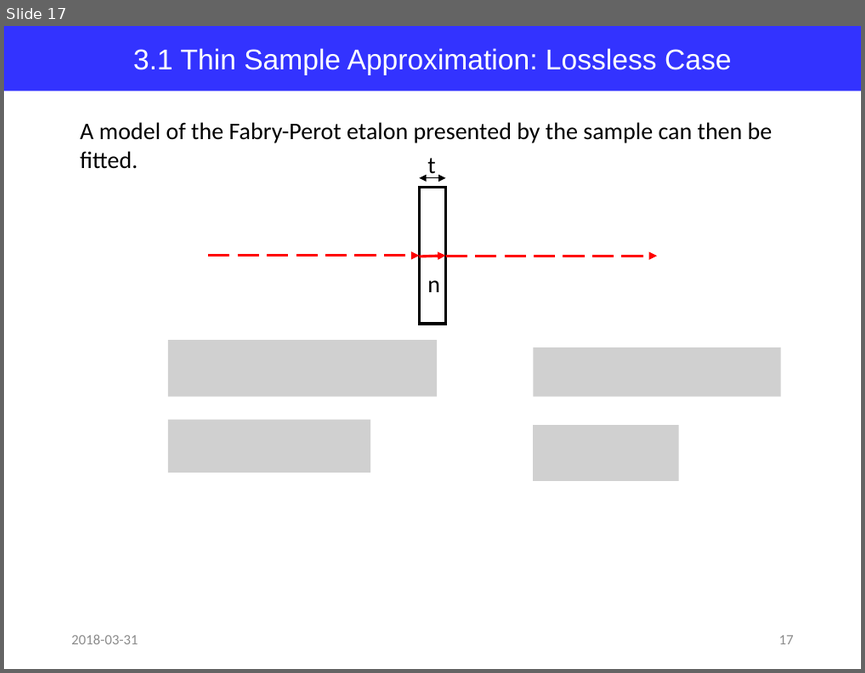
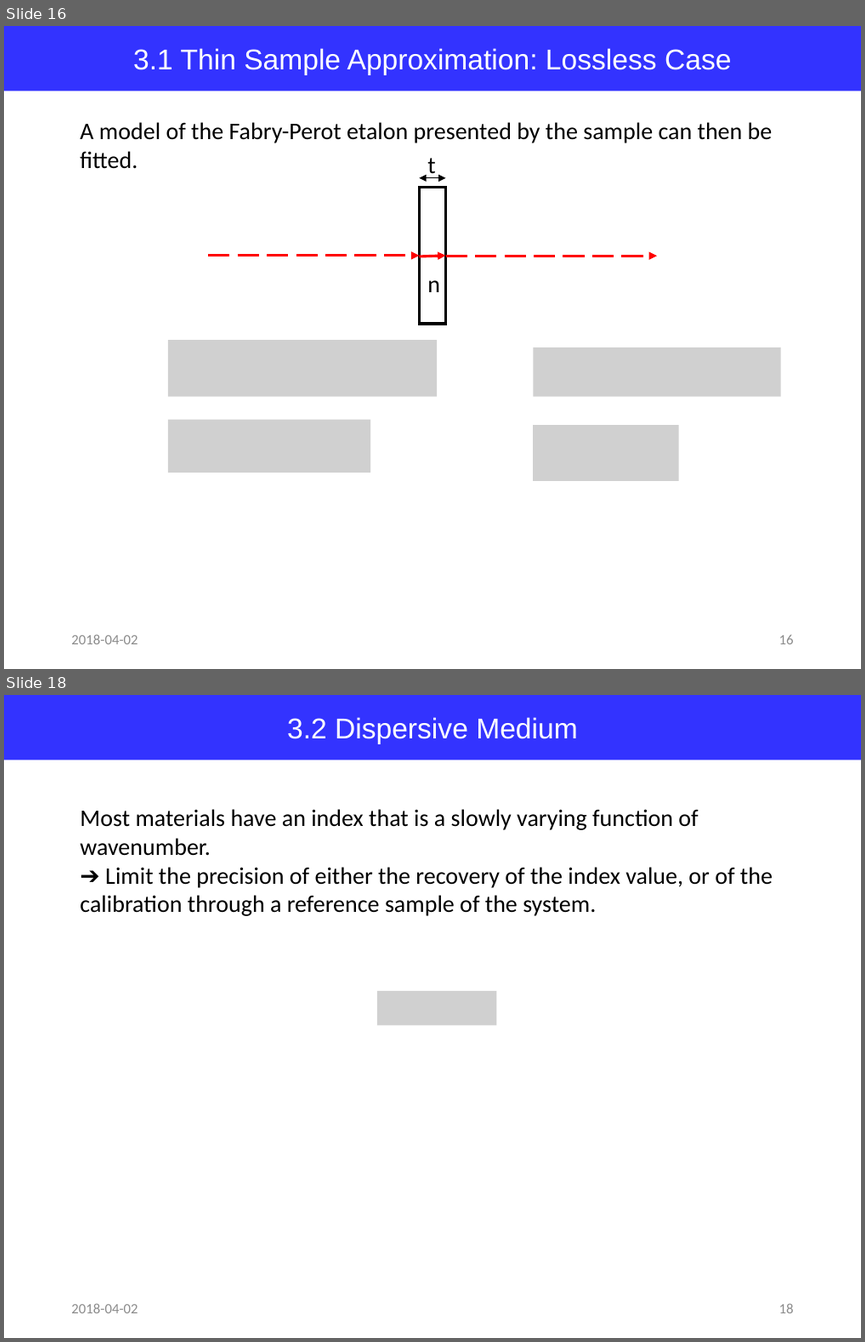
Before and after one commit to jglee96/NBTP_Lab, a slide deck: Terahertz Metrology/Ch5/Terahertz Metrology_Ch5.pptx. Shown one above the other, each under a label of ours: slide 17 before the commit, slides 16 and 18 after it; the slides between them are not shown. The pictures are 865x673 and 865x1342 pixels, drawn with LibreOffice and Linux fonts; fonts in the diff are those of the drawing; grey boxes stand for pictures. Boxes give left, top, right and bottom in pixels: in the first picture for what was removed or moved away, otherwise in the second. Text is boxed around its words. In the diff, an @@ line names an element or a change of style, - is before the commit and + after.

```diff
--- a/Terahertz Metrology/Ch5/Terahertz Metrology_Ch5.pptx
+++ b/Terahertz Metrology/Ch5/Terahertz Metrology_Ch5.pptx
@@ slide 18 added at box(4, 695, 861, 1338), background #FFFFFF @@
@@ rectangle added at box(4, 695, 861, 760), fill #3333FF, 24 pt, text #FFFFFF @@
+3.2 Dispersive Medium
@@ text added at box(80, 809, 772, 916), 20 pt, text #000000 @@
+Most materials have an index that is a slowly varying function of wavenumber.
+➔ Limit the precision of either the recovery of the index value, or of the calibration through a reference sample of the system.
@@ picture added at box(376, 991, 496, 1025) @@
@@ text added at box(71, 1303, 137, 1313), 12 pt, text #8C8C8C @@
+2018-04-02
@@ page number added at box(779, 1303, 794, 1313), 12 pt, text #8C8C8C @@
+18
@@ what was slide 17 is now slide 16 @@
@@ slide 16 changed as well @@
@@ text at box(71, 634, 137, 644): text changed @@
-2018-03-31
+2018-04-02
@@ page number at box(779, 635, 794, 644): text changed @@
-17
+16
```
Also in this commit, not shown: 17 other slides changed, 5 other slides added, 1 slide removed, 2 other files.
